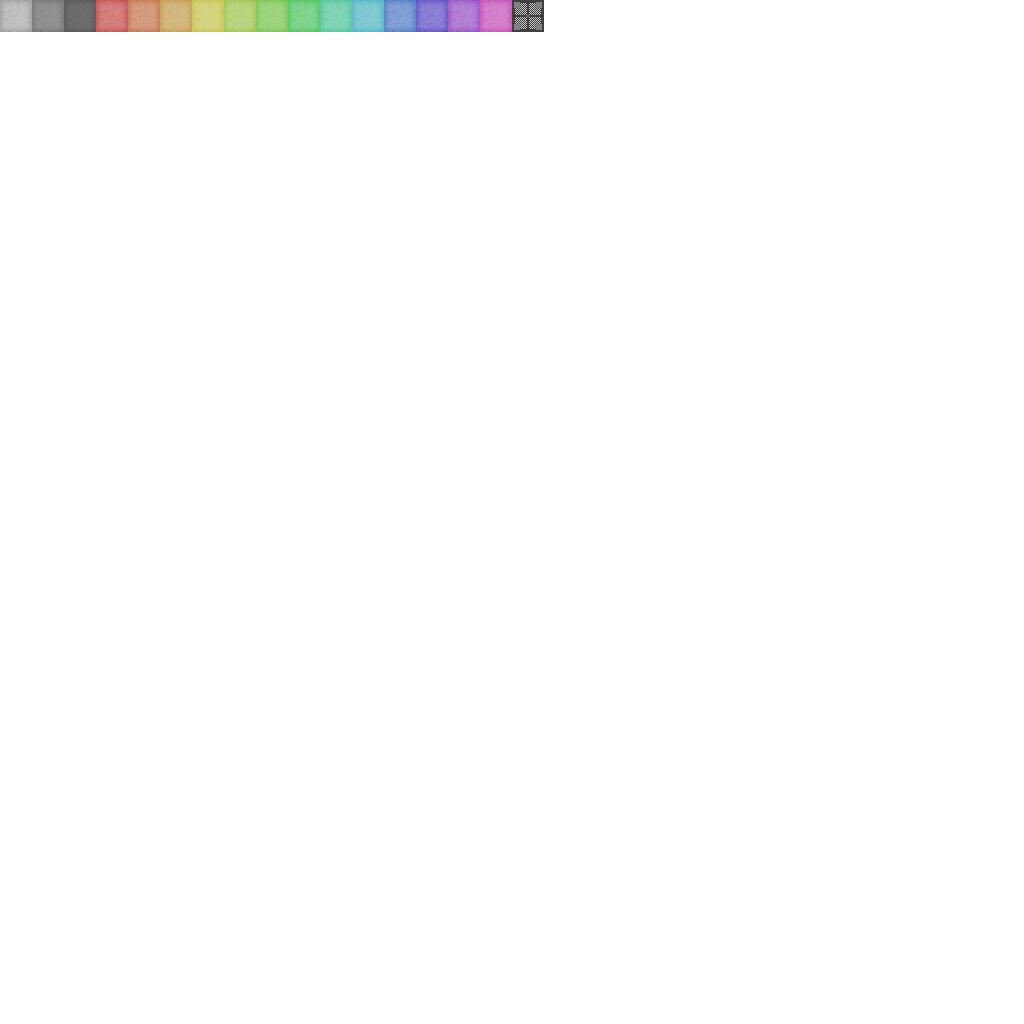
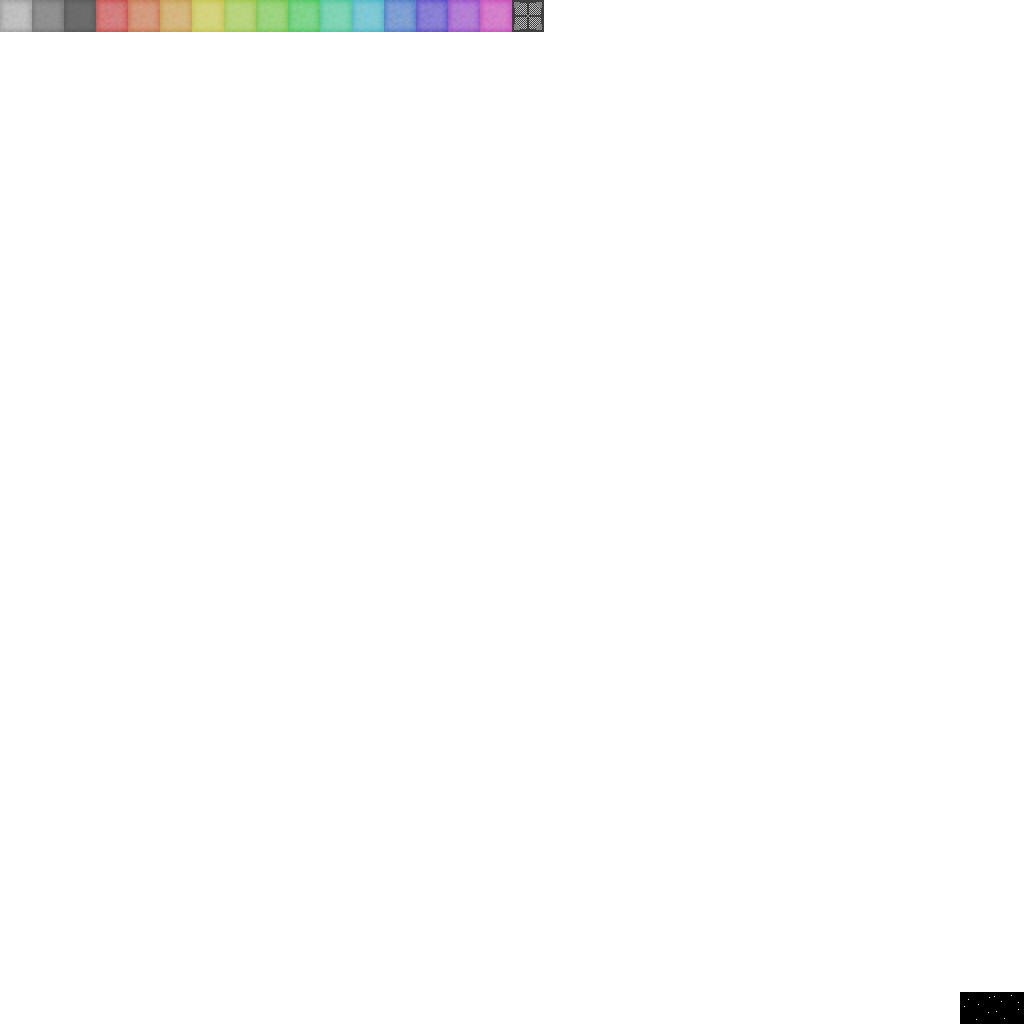
Two versions of the same layered image (1024 x 1024). Layer-by-layer changes:
added layer "1023" above "1022" over (992, 992, 1024, 1024)
added layer "1022" above "16" over (960, 992, 992, 1024)
